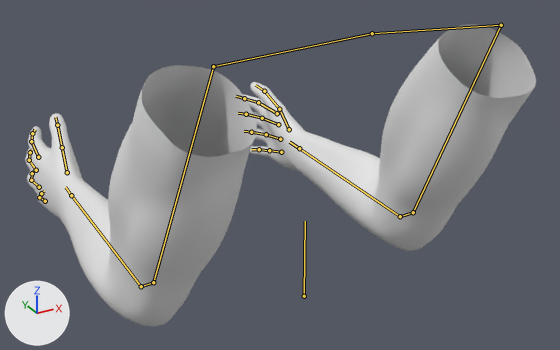
An edit to the Blender file Models/Viewmodel.blend, drawn before and after from the same camera.
Both versions are drawn from a 50 mm lens placed at (-0.478, -0.921, 0.291), pointed at (0.063, 0.063, -0.201). Every picture has the same lights, and +X, +Y and +Z are marked at lower left. The bones that bend it are drawn over the model as lines.

The first picture shows 'Mid Poly Arm'.
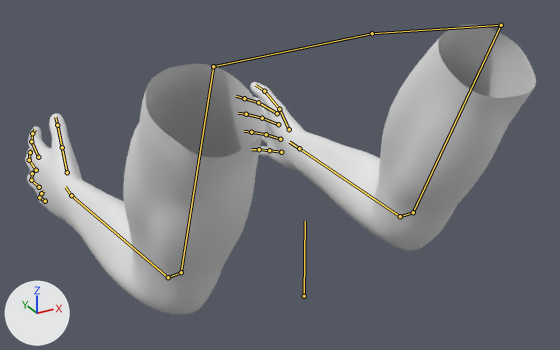
The newer file adds an action. The first version stands in its rest pose; the second is drawn at frame 0 of the action 'Equip'.

Location of each change, (x1, y1, x2, y2) in pixels of the pictures (560 x 350 px):
'Mid Poly Arm', posed
    before: (25, 24, 536, 327)
    after: (25, 24, 536, 315)

Edits to the bpy script that builds the scene:
```text
Change bone_elbow_ik_l:
    where bone_elbow_ik_l = bpy.data.objects['Armature'].pose.bones['Elbow IK.L']  # child of 'Root'
    bone_elbow_ik_l.location: (0.0, 0.0, 0.0) -> (-0.049, -0.186, 0.043)
```
